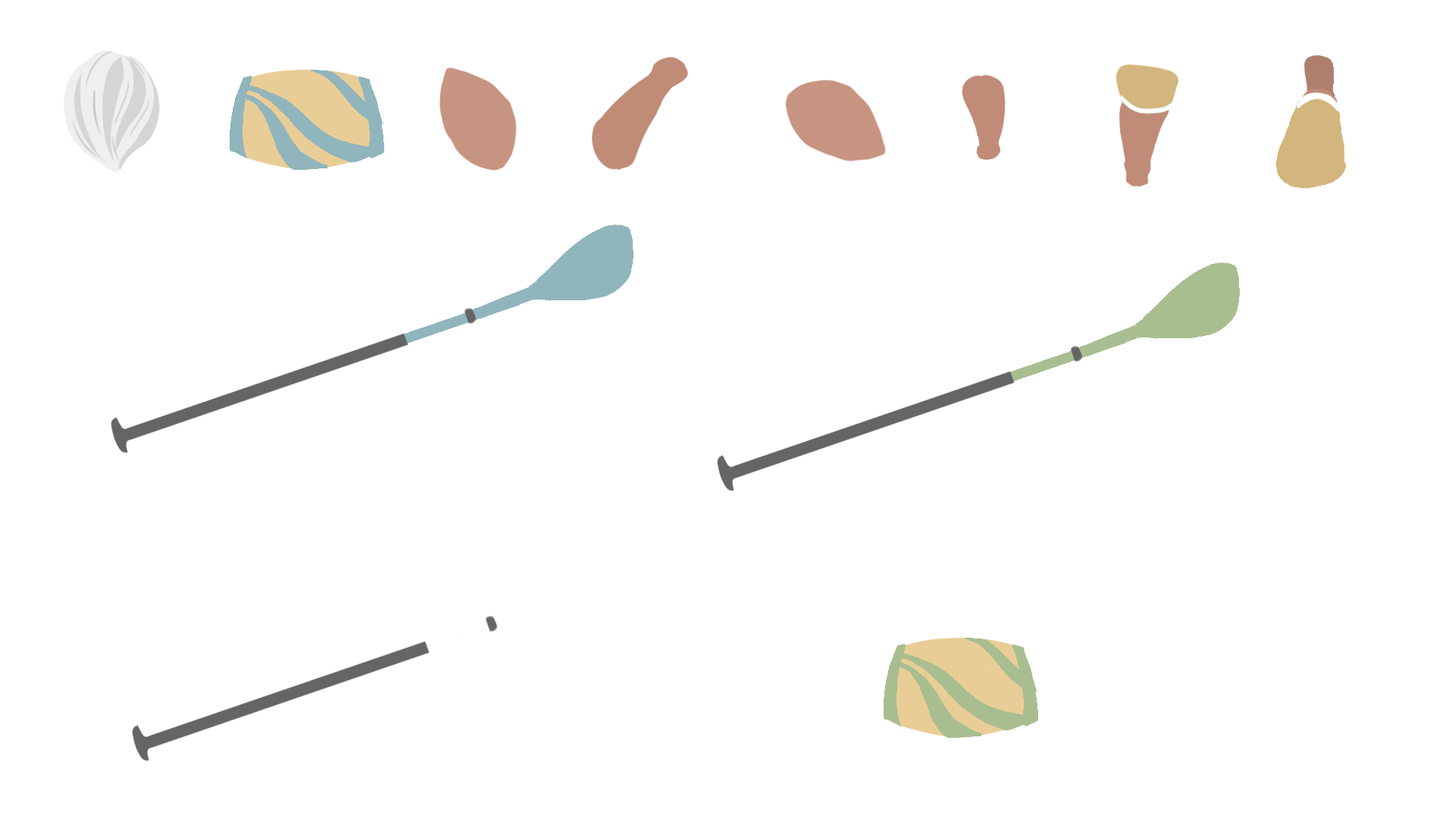
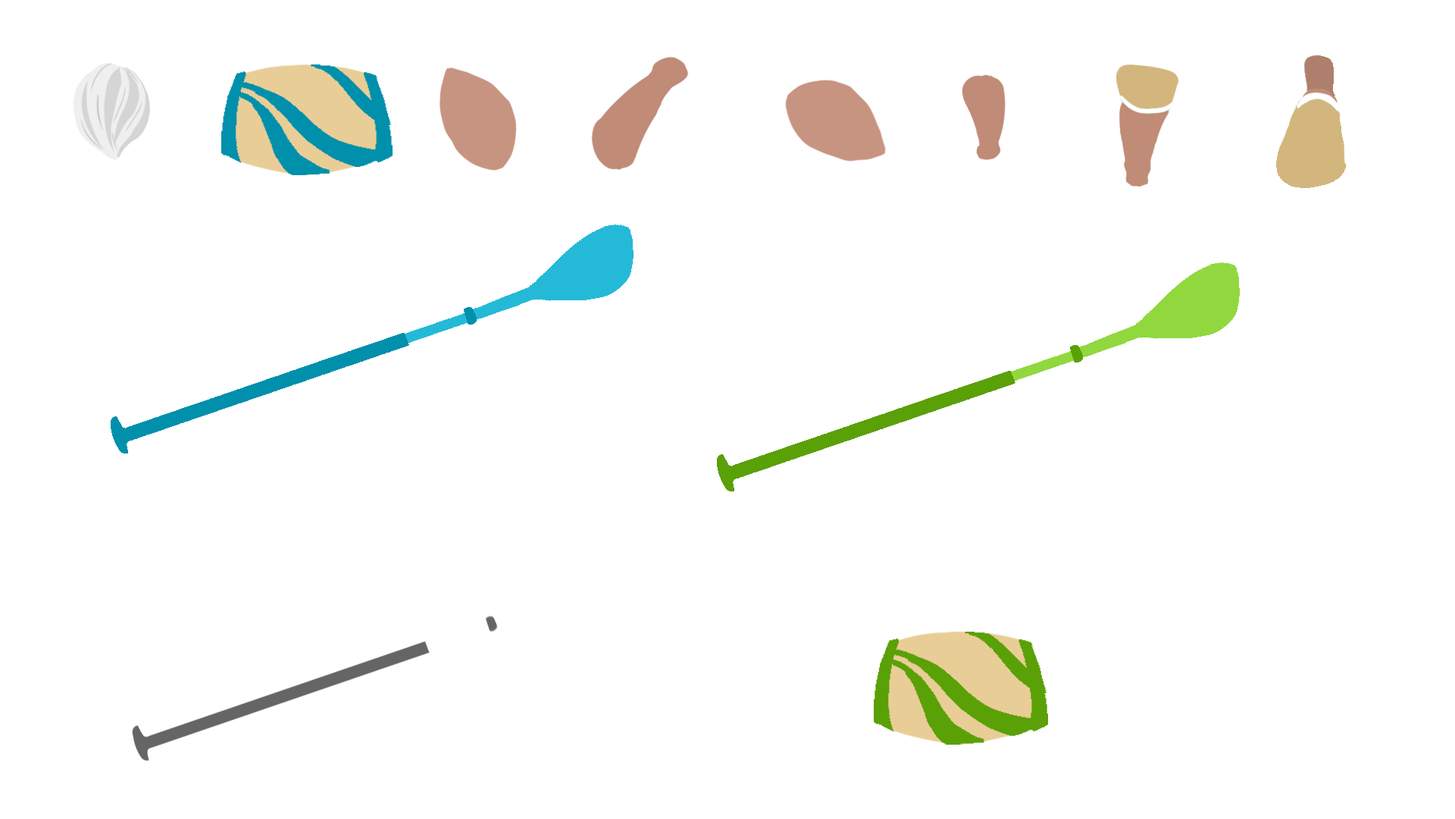
The second w=1455, h=819 image is a revision of the first. Changes to its layers:
painted on "Calque 9" over [72, 50, 151, 162]
painted on "tete" (2nd of 2, in "personnage" › "tete") over [63, 50, 160, 173]
painted on "coukeur 2" (1st of 3, in "personnage" › "corps") over [873, 631, 1049, 745]
painted on "maillot2" (1st of 3, in "personnage" › "corps") over [880, 630, 1040, 745]
painted on "coukeur 2" (2nd of 3, in "personnage" › "corps") over [221, 64, 393, 176]
painted on "maillot2" (2nd of 3, in "personnage" › "corps") over [227, 64, 385, 176]
painted on "Calque 30" over [717, 344, 1084, 492]
painted on "Calque 29" over [729, 262, 1241, 478]
painted on "Calque 14" over [110, 306, 477, 454]
painted on "Calque 13" over [123, 224, 634, 440]
